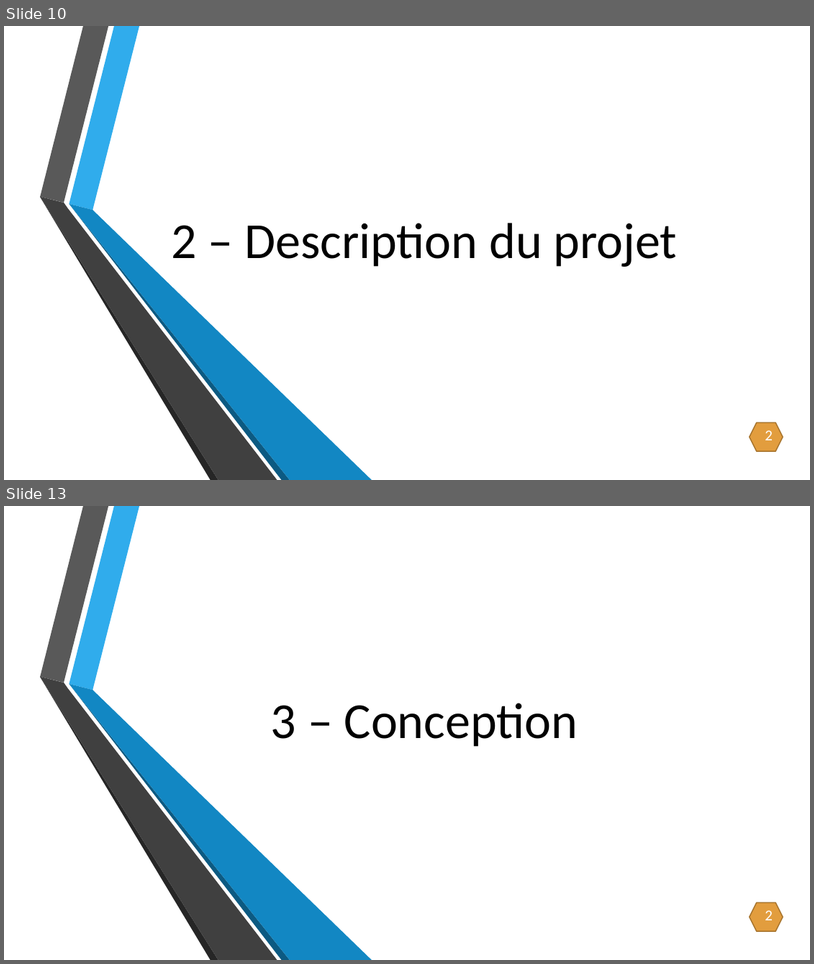
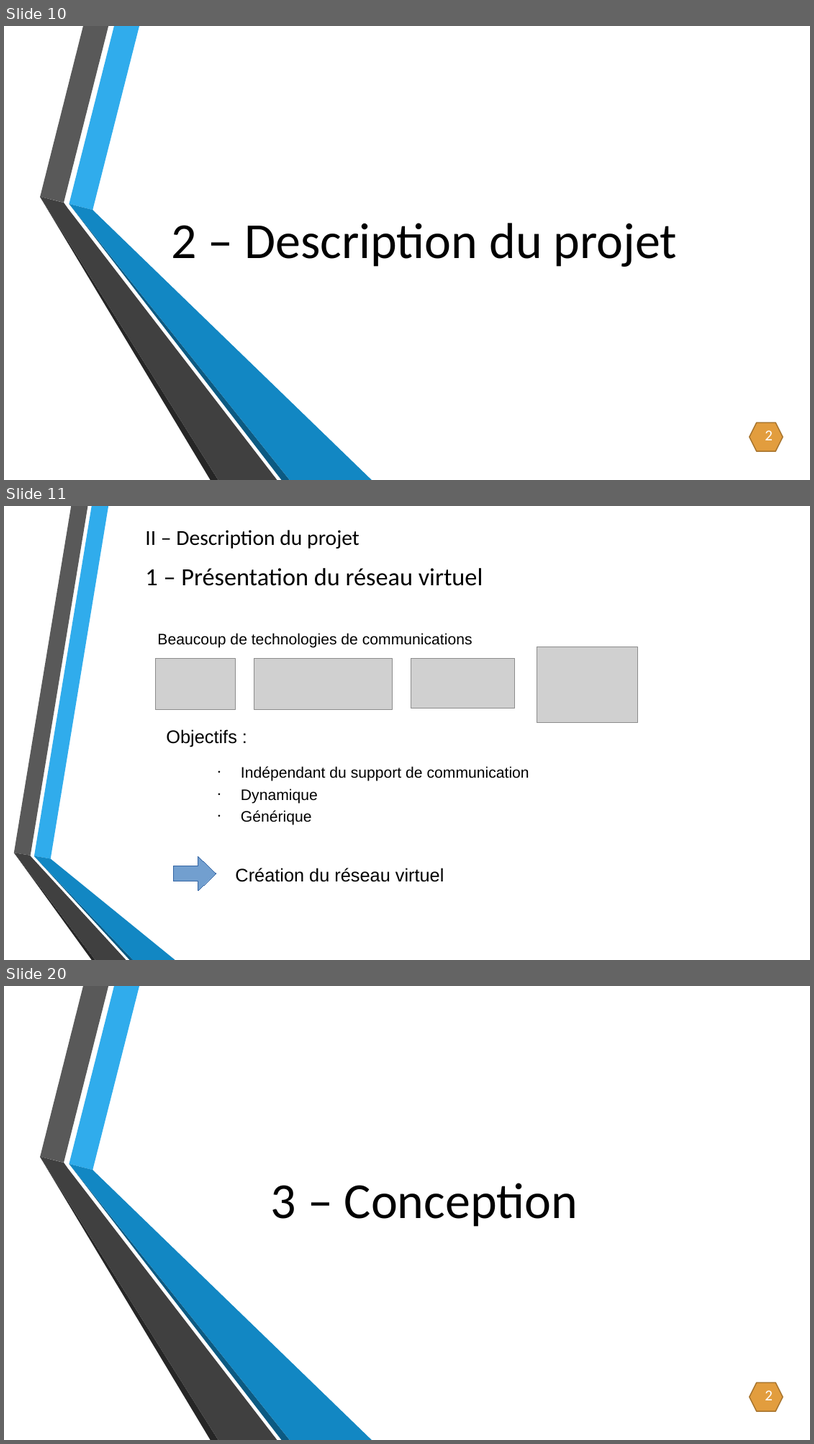
Before and after one commit to CyrillePierre/smartdevcom, a slide deck: doc/soutenance/Création d’un réseau générique et dynamique.pptx. Shown one above the other, each under a label of ours: slides 10 and 13 before the commit, slides 10, 11 and 20 after it; the slides between them are not shown. The pictures are 814x964 and 814x1444 pixels, drawn with LibreOffice and Linux fonts; fonts in the diff are those of the drawing; grey boxes stand for pictures; background and template pictures are left out. Boxes give left, top, right and bottom in pixels: in the first picture for what was removed or moved away, otherwise in the second. Text is boxed around its words. In the diff, an @@ line names an element or a change of style, - is before the commit and + after.

```diff
--- a/doc/soutenance/Création d’un réseau générique et dynamique.pptx
+++ b/doc/soutenance/Création d’un réseau générique et dynamique.pptx
@@ slide 11 added at [4, 506, 810, 960], background picture (left out) @@
@@ title added at [145, 530, 360, 548], 25.4 pt, text #000000 @@
+II – Description du projet
@@ title added at [145, 568, 484, 586], 29.4 pt, text #000000 @@
+1 – Présentation du réseau virtuel
@@ text added at [157, 633, 473, 648], 18.1 pt, text #000000 @@
+Beaucoup de technologies de communications
@@ picture added at [538, 647, 638, 722] @@
@@ picture added at [156, 658, 236, 709] @@
@@ picture added at [254, 658, 392, 709] @@
@@ picture added at [411, 658, 514, 708] @@
@@ text added at [166, 729, 237, 746], 21.8 pt, text #000000 @@
+Objectifs :
@@ text added at [241, 766, 530, 825], 18.1 pt, text #000000 @@
+• Indépendant du support de communication
+• Dynamique
+• Générique
@@ group added at [13, 506, 175, 960]: 6 freeform shapes @@
@@ freeform shape added at [174, 856, 216, 890], fill #729FCF, outline #3465A4 0 pt @@
@@ text added at [235, 867, 445, 882], 21.8 pt, text #000000 @@
+Création du réseau virtuel
@@ what was slide 13 is now slide 20 @@
```
Also in this commit, not shown: 7 slides changed, 8 other slides added, 2 slides removed, 1 other file.
